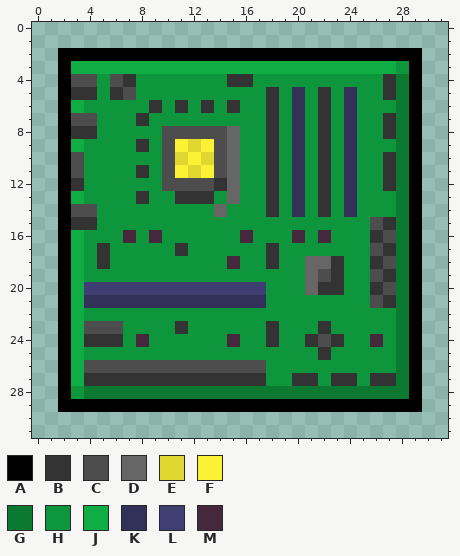
Pixel-art sprite, stored at src/images/mobo.png. This is how it looked before the edit.
The file is 32x32 pixels.
Palette (. is transparent): A #000000  B #333333  C #4d4d4d  D #666666  E #e0d831  F #fbf236  G #0b7a30  H #0d963c  J #10ad44  K #313159  L #3f3f74  M #45283c
And afterwards:
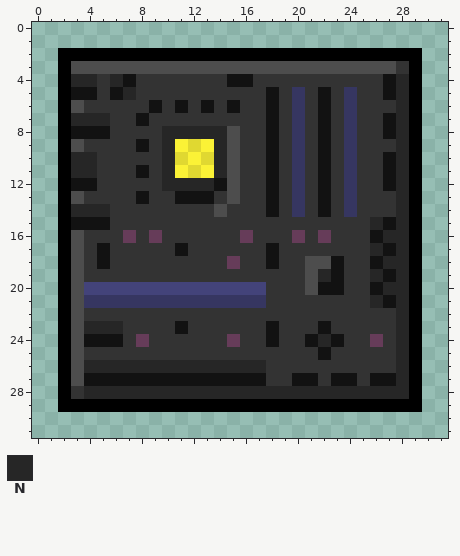
Colours new in this view: N #262626
Diff:
colour B: #333333 -> #121212
colour H: #0d963c -> #333333
colour K: #313159 -> #363661
colour L: #3f3f74 -> #43437a
colour M: #45283c -> #663c59
Changed rows in their new state; - is a pixel that keeps its letter.
first column x 3:
 3 CCCCCCCCCCCCCCCCCCCCCCCCC-
 4 NN-N---------------------N
 5 ----N--------------------N
 6 C------------------------N
 7 NNN----------------------N
 8 --B----NNNNNC------------N
 9 C------N---NC------------N
10 NN-----N---NC------------N
11 NN-----N---NC------------N
12 -B-----NNNN-C------------N
13 C-----------C------------N
14 NNN--------C-------------N
15 --B--------------------N-N
16 C-----------------------NN
17 C----------------------N-N
18 C-----------------CC----NN
19 C-----------------CN---N-N
20 C-----------------C-----NN
21 C----------------------N-N
22 C------------------------N
23 CNNN---------------------N
24 C------------------N-----N
25 C------------------------N
26 CNNNNNNNNNNNNNN----------N
27 C------------------------N
28 -NNNNNNNNNNNNNNNNNNNNNNNNN
Changed places in both pictures, as pixel boxes (x1, y1, x2, y2):
changed: (71, 61, 409, 399)
